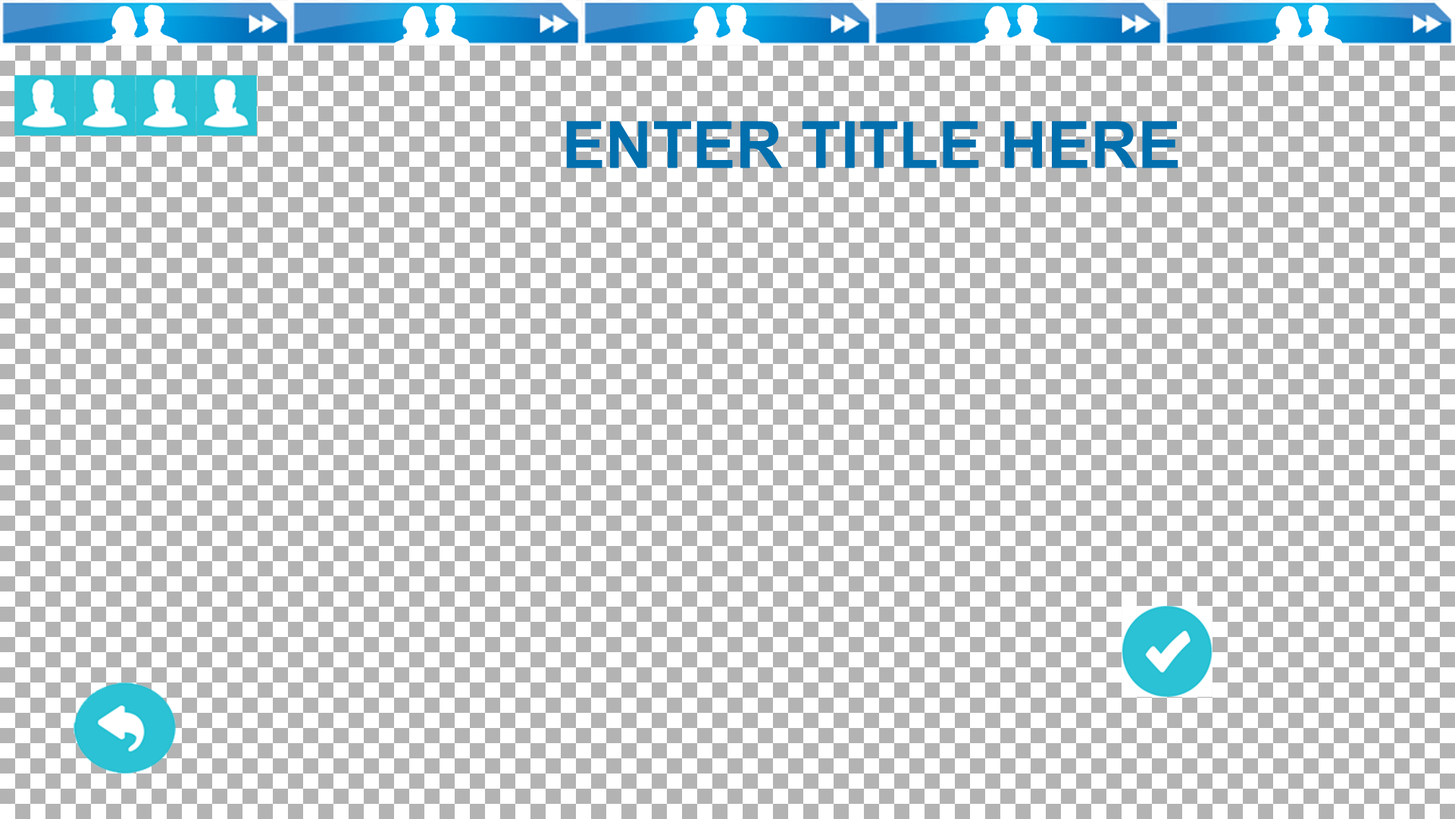
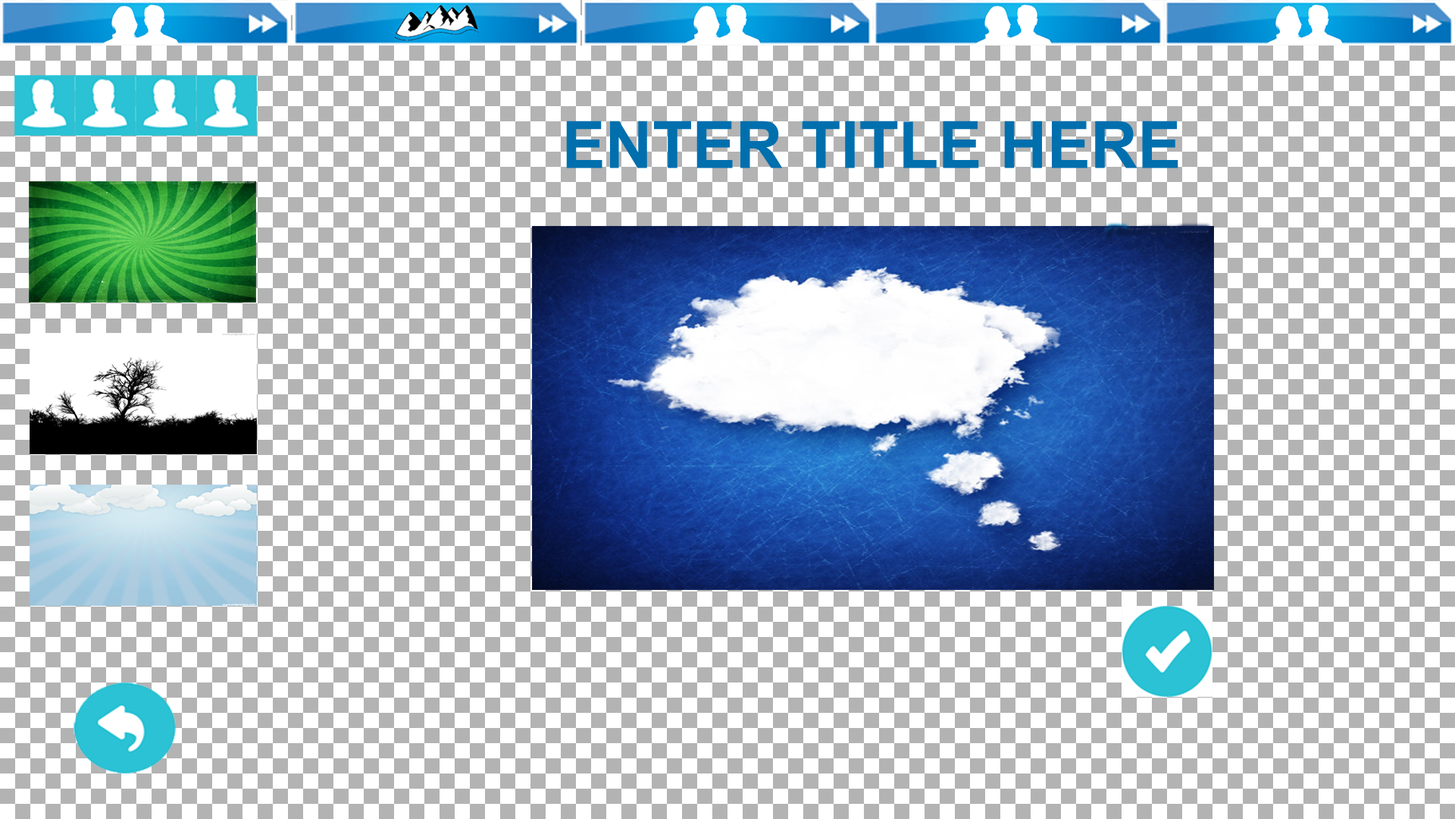
Two versions of the same layered image (1455px x 819px). Layer-by-layer changes:
added layer "Layer 3" above "Layer 2" over left=29, top=484, right=257, bottom=606
added layer "Layer 2" above "Layer 1" over left=29, top=332, right=257, bottom=455
added layer "Layer 1" above "SAVE CONFIRMATION" over left=28, top=181, right=257, bottom=303
added layer "Layer 4" above "Icon4" over left=532, top=221, right=1215, bottom=590
painted on "Icon4" over left=1102, top=221, right=1133, bottom=237
removed layer "Background" (1st of 2) over left=291, top=0, right=583, bottom=46
added layer "Backgrounnd copy" above "Backgrounnd" over left=292, top=0, right=581, bottom=46
added layer "Backgrounnd" above "HOME" over left=292, top=0, right=581, bottom=46
